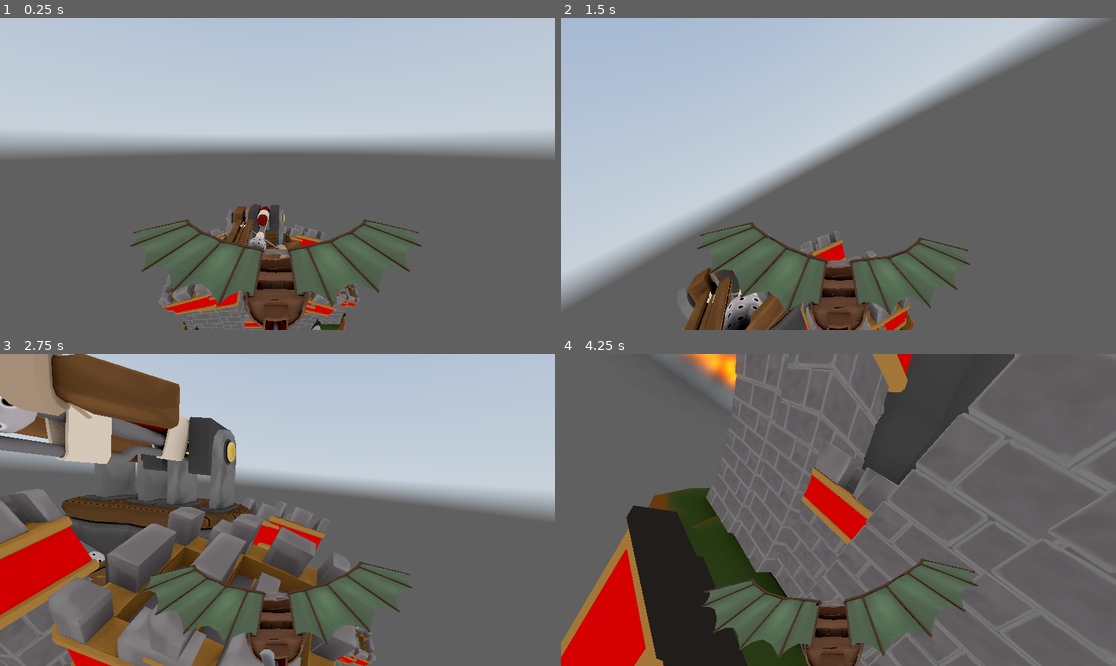
Above: before the commit, frames 1-4 (two rows, left to right).
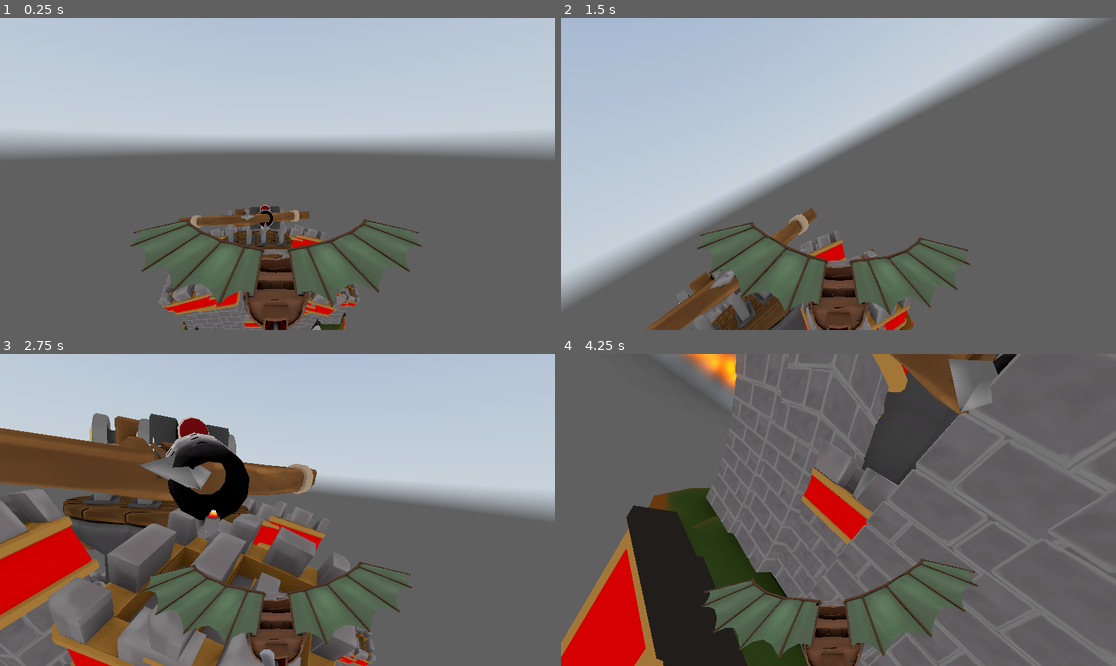
Above: after the commit, the same moments.

Repository: SimDubz/godot_gamejam_01
Game: Godot game, scene res://scenes/playground.tscn
The game is run twice, just before and just after one commit, with the same random seed, the same clock (stepped at 60 frames per second) and the same inputs. This scene is started directly instead of the project's main scene. A sky picture missing from this copy of the repository is replaced by a grey-blue gradient.
Inputs (mouse positions are in pixels of both pictures, inside the frame that each line leads up to):
- Up to frame 1 (0.25 s): no input
- Up to frame 2 (1.5 s): tap Enter (ui_accept) at 0.5, 0.77 s; move the mouse to (832, 180) at 0.52 s; hold E (rotate_right) from 0.53 s (still down); move the mouse to (877, 177) at 1.27 s
- Up to frame 3 (2.75 s): tap Enter (ui_accept) at 1.52 s; move the mouse to (233, 506) at 2.02 s; release E (rotate_right) at 2.03 s; hold Q (rotate_left) from 2.03 s (still down)
- Up to frame 4 (4.25 s): keep holding Q (rotate_left); move the mouse to (844, 510) at 2.77 s; tap Enter (ui_accept) at 3.02, 3.77 s; move the mouse to (816, 503) at 3.52 s

The runs differ from the first frame. In frame 1, 1.2% of the frame differs, in the area x 32-56%, y 59-78%; in frame 2, 2.6%; in frame 3, 18%, in the area x 0-65%, y 0-89%; in frame 4, 2.4%.

Commit message:
adding enemy aim

Diff:
--- a/assets/castle_base.tscn
+++ b/assets/castle_base.tscn
@@ -57,3 +57,6 @@
 
 [node name="tower_pivot" parent="island" index="0"]
 surface_material_override/0 = SubResource("ShaderMaterial_dj167")
+
+[node name="aim_start" type="Node3D" parent="island" index="1"]
+transform = Transform3D(1, 0, 0, 0, 1, 0, 0, 0, 1, 0, 52.662, 0)
--- a/scripts/castle_base.gd
+++ b/scripts/castle_base.gd
@@ -1,9 +1,15 @@
 extends Node3D
 
+@export var aim_speed = 10.0
+@export var aim_limit = 300.0
 @onready var pivot_weapon: Node3D = $island/tower_pivot/pivot_weapon
+@onready var tower_pivot: MeshInstance3D = $island/tower_pivot
+@onready var aim_start = $island/aim_start
 var castle_canon_scene = preload("res://assets/castle_canon.tscn")
 var castle_ballista_scene = preload("res://assets/castle_ballista.tscn")
 var castle_flamethrower_scene = preload("res://assets/castle_flamethrower.tscn")
+var aim_enabled = false
+var player_body: Node3D = null
 
 var weapons_scene = [castle_canon_scene, castle_ballista_scene, castle_flamethrower_scene]
 
@@ -17,3 +23,21 @@
 	var weapon_instance = random_scene.instantiate()
 
 	pivot_weapon.add_child(weapon_instance)
+
+func _physics_process(delta):
+	if aim_enabled:
+		aim_player(aim_speed * delta)
+
+func enable_aim(body):
+	player_body = body
+	aim_enabled = true
+
+func aim_player(speed):
+	if not player_body:
+		return
+	var distance = aim_start.global_transform.origin.distance_to(player_body.global_transform.origin)
+	if distance > aim_limit:
+		return
+	aim_start.look_at(player_body.global_transform.origin, Vector3.FORWARD)
+	pivot_weapon.global_rotation_degrees.x = aim_start.global_rotation_degrees.x *-1
+	tower_pivot.global_rotation_degrees.y = aim_start.global_rotation_degrees.y + 180
--- a/scripts/enemy.gd
+++ b/scripts/enemy.gd
@@ -21,6 +21,7 @@
 
 	if body.is_in_group("plane"):
 		plane_in_bounds = true
+		castle_base.enable_aim(body)
 
 
 func _on_range_body_exited(body: Node3D) -> void:
